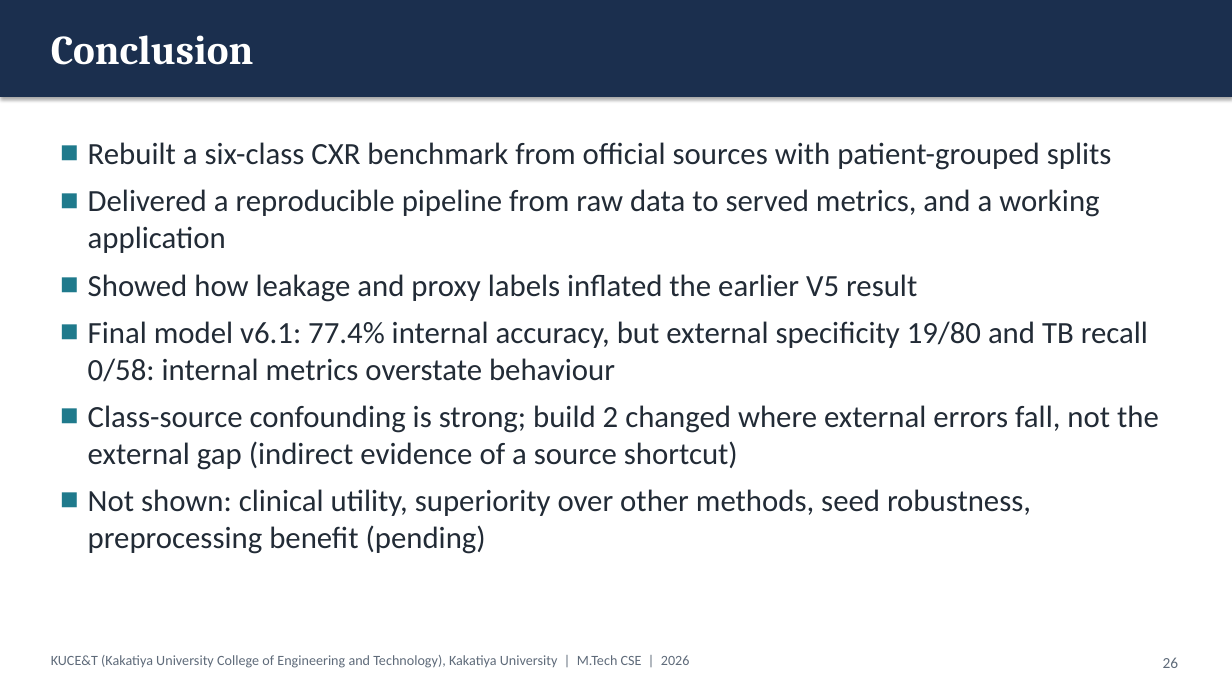
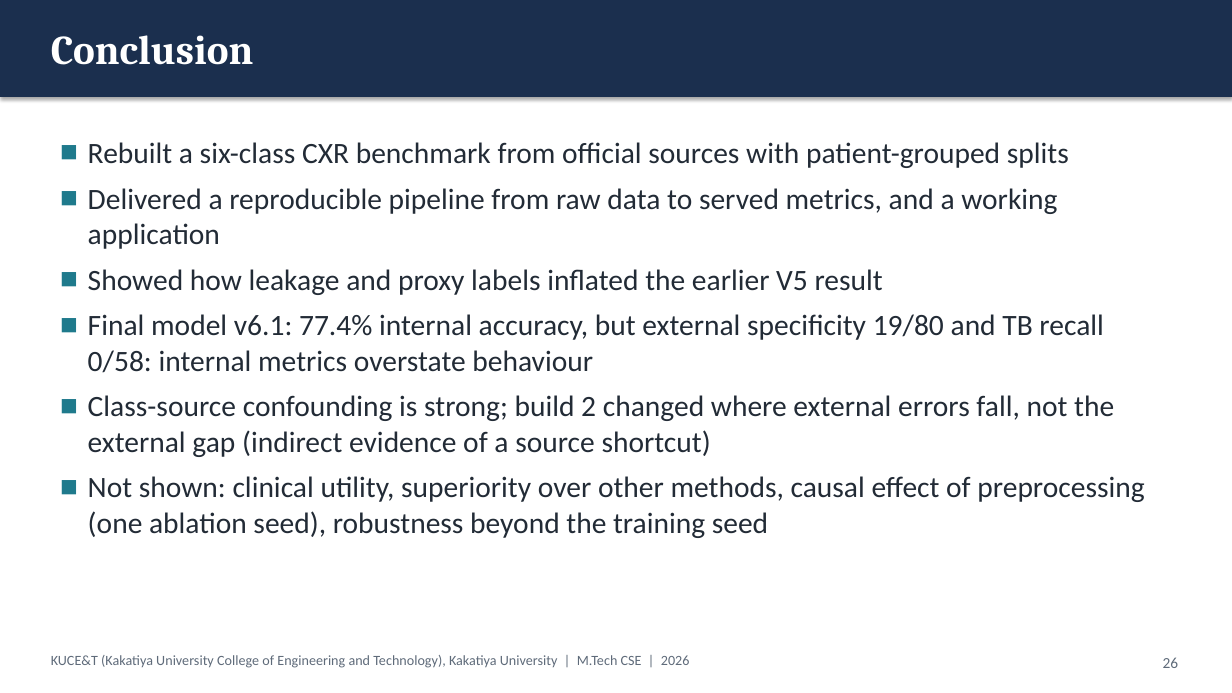
Before and after one commit to KSathwik/Lung_Disease_Detector, a slide deck: slide 26 of docs/presentation/LungAI_MTech_Presentation.pptx. Drawn at 1232x693 pixels with LibreOffice and Linux fonts; fonts in the diff are those of the drawing. Boxes give left, top, right and bottom in pixels: in the first picture for what was removed or moved away, otherwise in the second. Text is boxed around its words. In the diff, an @@ line names an element or a change of style, - is before the commit and + after.

```diff
--- a/docs/presentation/LungAI_MTech_Presentation.pptx
+++ b/docs/presentation/LungAI_MTech_Presentation.pptx
@@ text at (88, 142, 1114, 457): size 24 to 23 pt in "Rebuilt a six-class CXR benchmark from official ...", "Delivered a reproducible pipeline from raw data ...", "Showed how leakage and proxy labels inflated ...", "Final model v6.1: 77.4% internal accuracy, but ..." and 1 more places @@
@@ text at (88, 476, 1144, 538): text changed; size 24 to 23 pt @@
-■ Not shown: clinical utility, superiority over other methods, seed robustness, preprocessing benefit (pending)
+■ Not shown: clinical utility, superiority over other methods, causal effect of preprocessing (one ablation seed), robustness beyond the training seed
```
Also in this commit, not shown: 4 other slides changed, 51 other files.
